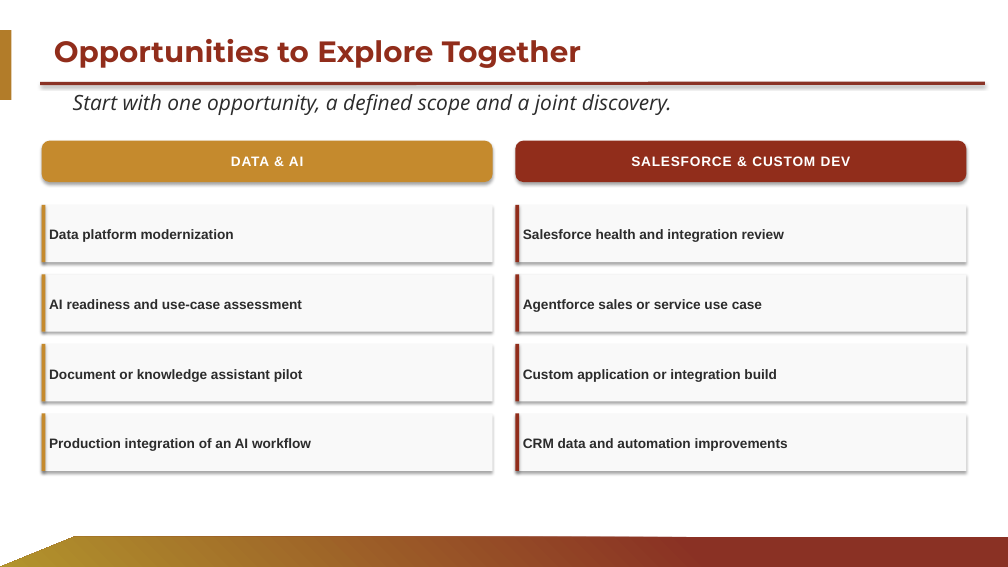
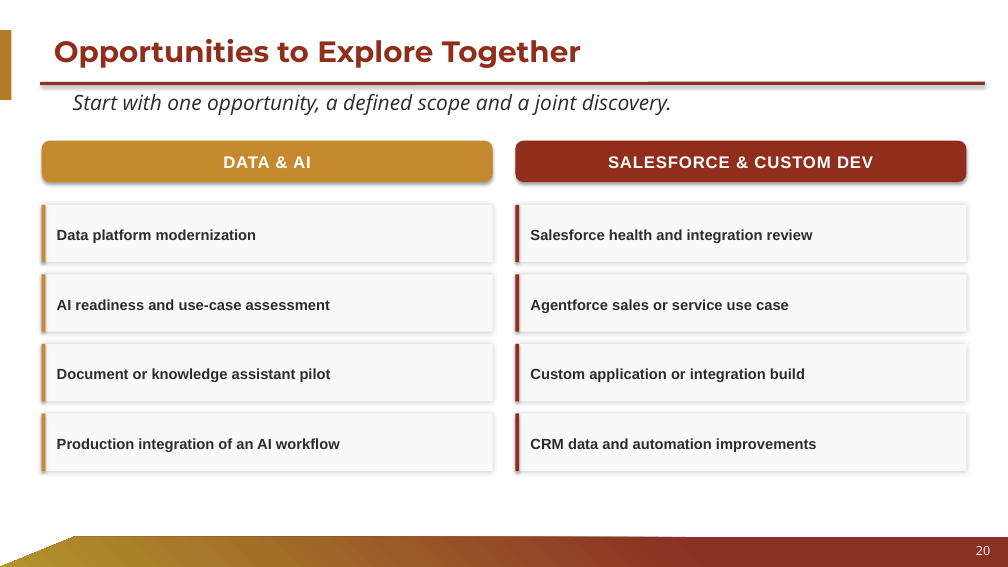
Before and after one commit to liza212/Test, a slide deck: slide 20 of decks/Palni_Capabilities_Partner.pptx (slide 18 before the commit). Drawn at 1008x567 pixels with LibreOffice and Linux fonts; fonts in the diff are those of the drawing; background and template pictures are left out. Boxes give left, top, right and bottom in pixels: in the first picture for what was removed or moved away, otherwise in the second. Text is boxed around its words. In the diff, an @@ line names an element or a change of style, - is before the commit and + after.

```diff
--- a/decks/Palni_Capabilities_Partner.pptx
+++ b/decks/Palni_Capabilities_Partner.pptx
@@ rounded rectangle "DATA & AI" at [42, 141, 493, 182]: size 13 to 16 pt @@
@@ rounded rectangle "SALESFORCE & CUSTOM DEV" at [516, 141, 967, 182]: size 13 to 16 pt @@
@@ text removed at [49, 229, 234, 242] @@
-Data platform modernization
@@ text in rectangle at [57, 229, 257, 243]: text added @@
+Data platform modernization
@@ text removed at [523, 229, 784, 242] @@
-Salesforce health and integration review
@@ text in rectangle at [530, 229, 813, 243]: text added @@
+Salesforce health and integration review
@@ text removed at [49, 299, 302, 309] @@
-AI readiness and use-case assessment
@@ text in rectangle at [57, 299, 330, 310]: text added @@
+AI readiness and use-case assessment
@@ text removed at [523, 299, 762, 312] @@
-Agentforce sales or service use case
@@ text in rectangle at [530, 299, 789, 313]: text added @@
+Agentforce sales or service use case
@@ text removed at [49, 369, 303, 382] @@
-Document or knowledge assistant pilot
@@ text in rectangle at [57, 368, 331, 382]: text added @@
+Document or knowledge assistant pilot
@@ text removed at [523, 369, 777, 382] @@
-Custom application or integration build
@@ text in rectangle at [530, 368, 805, 382]: text added @@
+Custom application or integration build
@@ shadow changed in 8 elements at [42, 205, 493, 262], [516, 205, 967, 262], [42, 274, 493, 332], [516, 274, 967, 332], [42, 344, 493, 402], [516, 344, 967, 402], [42, 414, 493, 471], [516, 414, 967, 471] @@
@@ text removed at [49, 438, 311, 451] @@
-Production integration of an AI workflow
@@ text in rectangle at [57, 438, 340, 452]: text added @@
+Production integration of an AI workflow
@@ text removed at [523, 438, 788, 451] @@
-CRM data and automation improvements
@@ text in rectangle at [530, 438, 817, 452]: text added @@
+CRM data and automation improvements
@@ page number added at [976, 546, 990, 555], 12 pt, text #FFFFFF @@
+20
```
Also in this commit, not shown: 11 other slides changed, 4 slides added, 2 slides removed.
